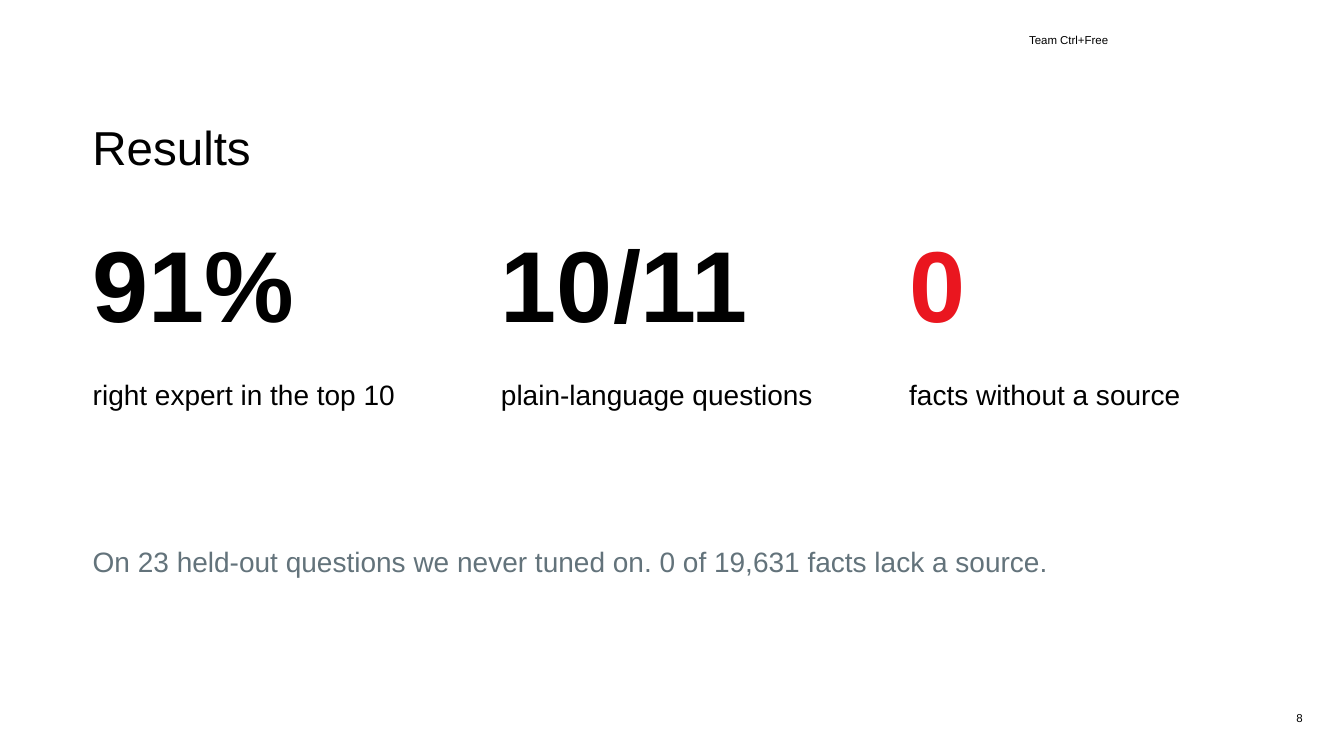
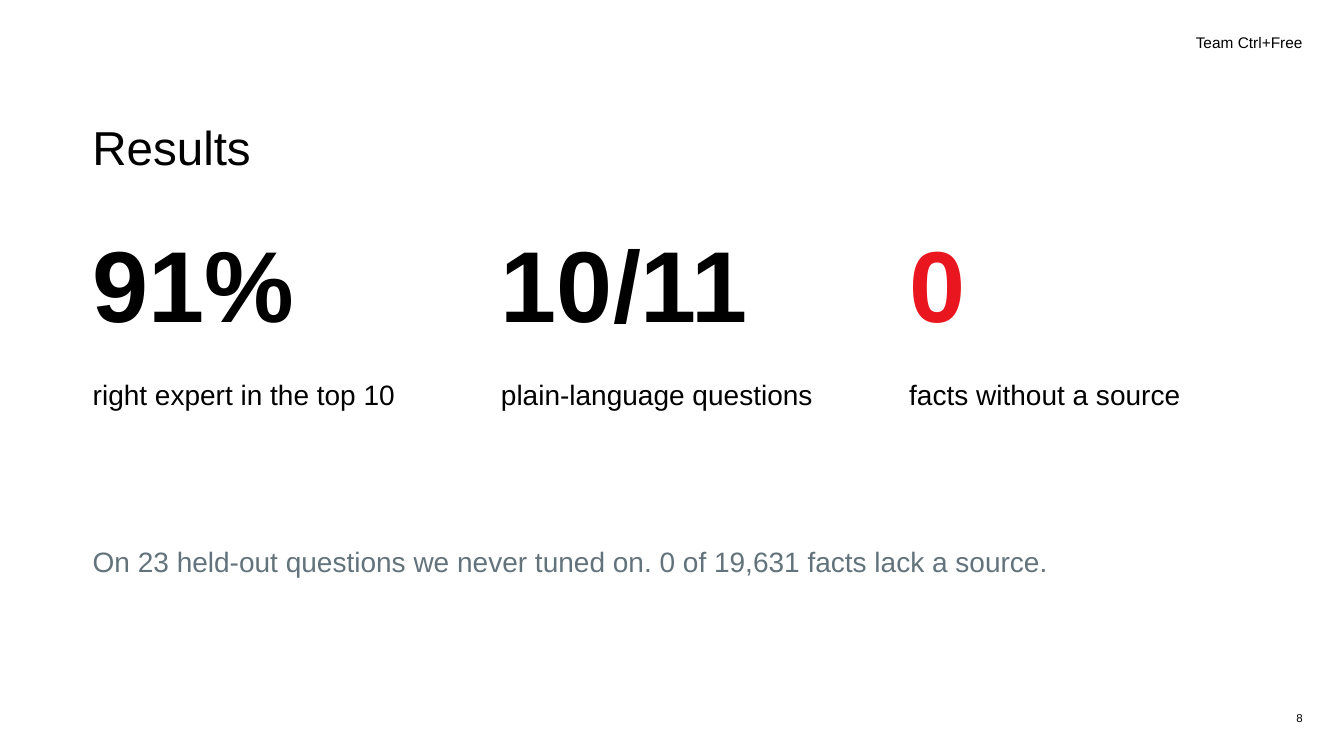
Before and after one commit to beSaif/mutz, a slide deck: slide 8 of research/Mutz_Pitch_lean_animated.pptx. Drawn at 1344x756 pixels with LibreOffice and Linux fonts; fonts in the diff are those of the drawing; background and template pictures are left out. Boxes give left, top, right and bottom in pixels: in the first picture for what was removed or moved away, otherwise in the second. Text is boxed around its words. In the diff, an @@ line names an element or a change of style, - is before the commit and + after.

```diff
--- a/research/Mutz_Pitch_lean_animated.pptx
+++ b/research/Mutz_Pitch_lean_animated.pptx
@@ text "Team Ctrl+Free": place and size @@
-text "Team Ctrl+Free" at [1029, 35, 1108, 44]
+text "Team Ctrl+Free" at [1196, 37, 1303, 48]
@@ text "Team Ctrl+Free" at [1196, 37, 1303, 48]: size 8.2 to 11 pt; alignment left to right; vertical alignment bottom to top @@
```
Also in this commit, not shown: 19 other slides changed, 1 other file.
